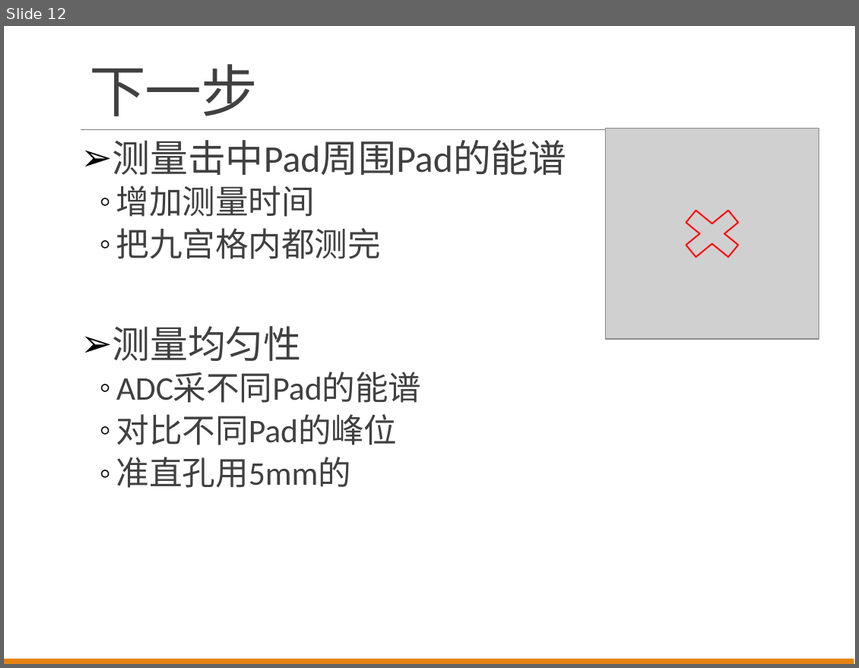
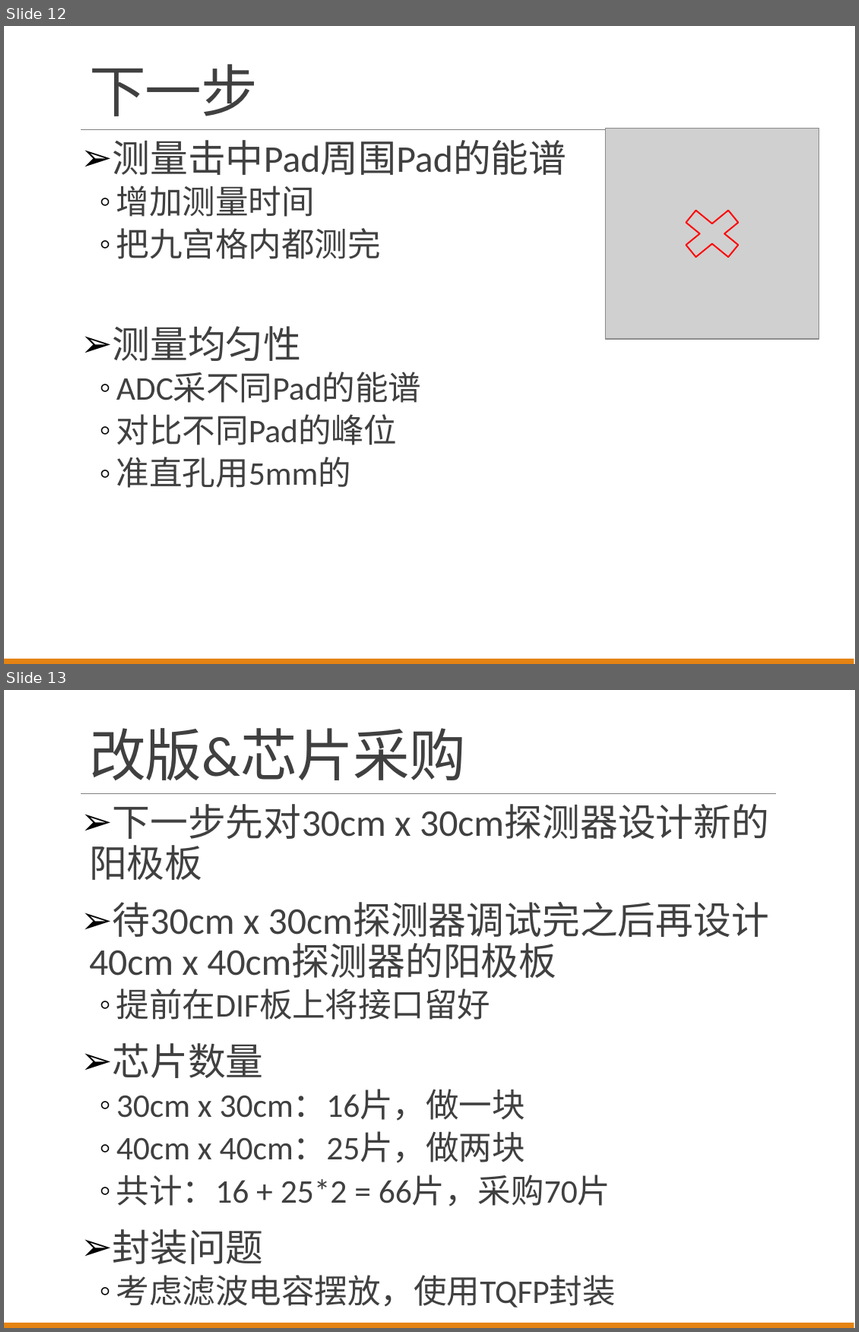
Before and after one commit to wyu0725/SDHCAL_DAQ, a slide deck: Slides/SDHCAL_Report_20170621.pptx. Shown one above the other, each under a label of ours: slide 12 before the commit, slides 12 and 13 after it. The pictures are 859x668 and 859x1332 pixels, drawn with LibreOffice and Linux fonts; fonts in the diff are those of the drawing; grey boxes stand for pictures. Boxes give left, top, right and bottom in pixels: in the first picture for what was removed or moved away, otherwise in the second. Text is boxed around its words. In the diff, an @@ line names an element or a change of style, - is before the commit and + after.

```diff
--- a/Slides/SDHCAL_Report_20170621.pptx
+++ b/Slides/SDHCAL_Report_20170621.pptx
@@ slide 13 added at bbox=[4, 690, 855, 1328], background #FFFFFF; not listed: 2 template elements that a slide beside it also shows @@
@@ title added at bbox=[89, 728, 466, 780], 48 pt, text #404040 @@
+改版&芯片采购
@@ text added at bbox=[113, 804, 616, 1308], 28 pt, text #404040 @@
+➢ 下一步先对30cm x 30cm探测器设计新的阳极板
+➢ 待30cm x 30cm探测器调试完之后再设计40cm x 40cm探测器的阳极板
+  ◦ 提前在DIF板上将接口留好
+➢ 芯片数量
+  ◦ 30cm x 30cm：16片，做一块
+  ◦ 40cm x 40cm：25片，做两块
+  ◦ 共计：16 + 25*2 = 66片，采购70片
+➢ 封装问题
+  ◦ 考虑滤波电容摆放，使用TQFP封装
```
Also in this commit, not shown: 7 slides changed.
